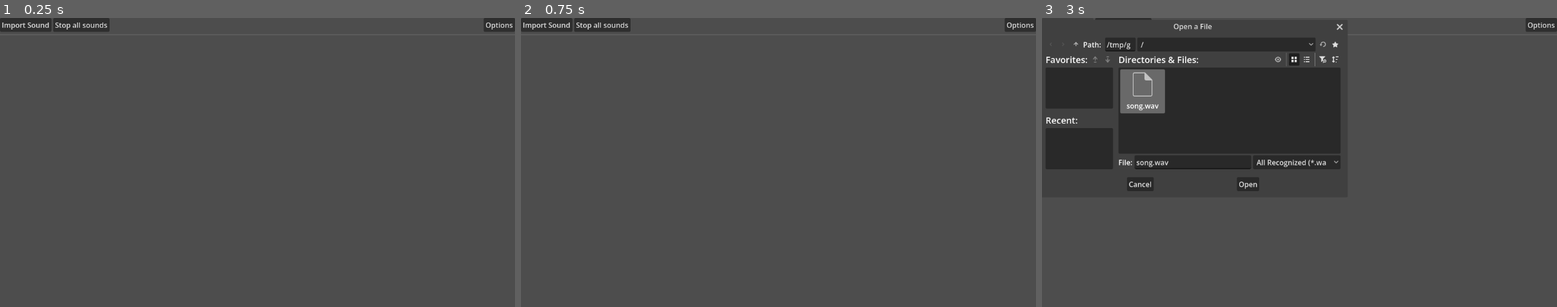
Above: before the commit, frames 1-3 (left to right).
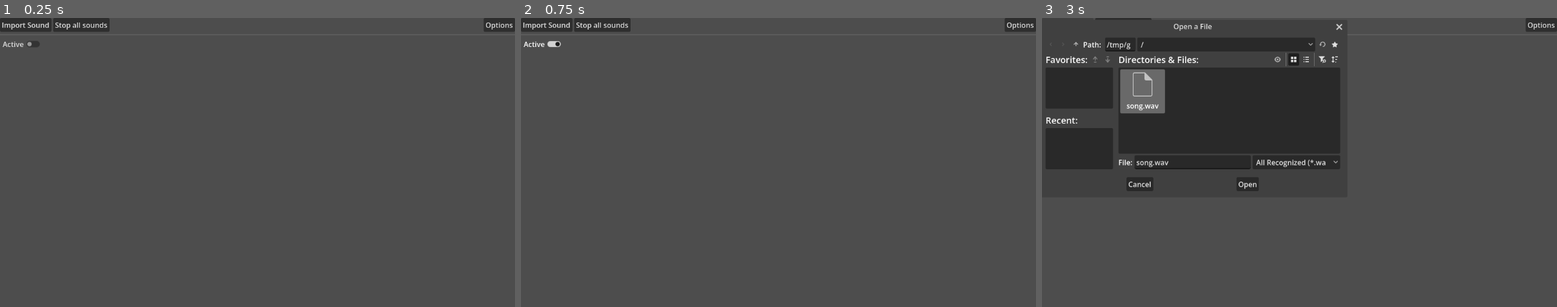
Above: after the commit, the same moments.

Repository: Fishlung/Soundboard-App
Game: Godot game, scene res://main.tscn
The game is run twice, just before and just after one commit, with the same random seed, the same clock (stepped at 60 frames per second) and the same inputs.
Inputs (mouse positions are in pixels of both pictures, inside the frame that each line leads up to):
- Up to frame 1 (0.25 s): no input
- Up to frame 2 (0.75 s): click (541, 44) at 0.5 s, where only the run after the commit has a clickable "Active"
- Up to frame 3 (3 s): click (1062, 44) at 1.25 s, where only the run after the commit has a clickable "Active"; click (1062, 44) at 2 s, where only the run after the commit has a clickable "Active"; click "Import Sound" at 2.75 s

The runs differ from the first frame. In frame 1, less than 0.1% of the frame differs, in the area x 0-8%, y 8-11%; in frame 2, less than 0.1%; in frame 3, 0.3%, in the area x 16-59%, y 2-60%.

Commit message:
Added (nonfunctional) Active toggle

Diff:
--- a/main.tscn
+++ b/main.tscn
@@ -38,6 +38,12 @@
 
 [node name="HSeparator" type="HSeparator" parent="VBoxContainer" unique_id=536728982]
 layout_mode = 2
+
+[node name="CheckButton" type="CheckButton" parent="VBoxContainer" unique_id=1380227880]
+custom_minimum_size = Vector2(1.065, 0)
+layout_mode = 2
+size_flags_horizontal = 0
+text = "Active"
 
 [node name="SoundContainer" type="GridContainer" parent="VBoxContainer" unique_id=495359252]
 unique_name_in_owner = true
@@ -108,11 +114,6 @@
 grow_horizontal = 0
 text = "Options"
 
-[node name="OptionsMenu" parent="." unique_id=471212449 instance=ExtResource("2_0xm2m")]
-unique_name_in_owner = true
-visible = false
-layout_mode = 1
-
 [connection signal="file_selected" from="FileDialog" to="." method="_file_selected"]
 [connection signal="pressed" from="VBoxContainer/HBoxContainer/Import" to="." method="_on_import_pressed"]
 [connection signal="pressed" from="VBoxContainer/HBoxContainer/StopAll" to="." method="_on_stop_all_pressed"]
